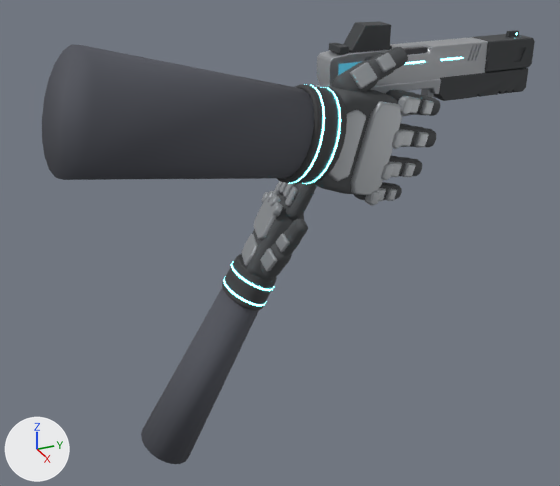
What one commit did to the Blender file blender/xm9.blend.
The view is the same before and after, from a camera (50 mm lens) standing at (0.636, -0.362, 0.201) and looking at (-0.022, -0.066, -0.128). Arrows for +X, +Y and +Z are at lower left; the lights stay in place. The first picture is the older version.

In view in the first picture: 'Compensator', 'DustCover', 'Frame', 'GloveMesh.L', 'GloveMesh.R', 'RedDot', 'Slide' and 7 more.
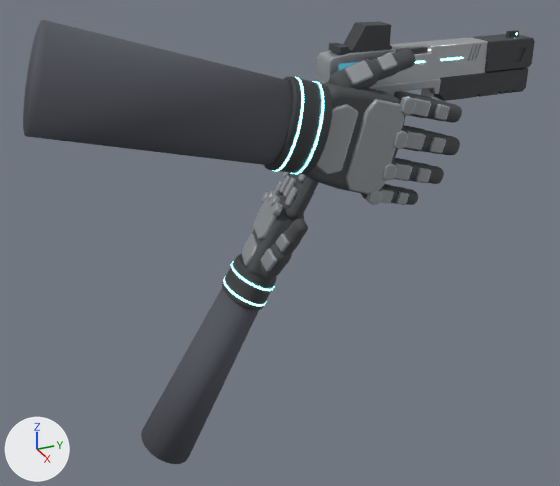
What differs and where, as boxes [x1, y1, x2, y2] in the pictures (560 x 486 px):
'GloveMesh.R', moved, turned: before [42, 45, 440, 205]; after [23, 20, 462, 205]

The change, as a list of edits to the scene's bpy script:
```text
Change ob_glovemesh_r:
    ob_glovemesh_r.location: (0.0615, -0.0658, 0.0067) -> (0.0345, -0.0612, 0.0053)
    ob_glovemesh_r.rotation_euler: (1.257, 1.85, 1.571) -> (-1.571, 1.291, -1.571)  # degrees (72, 106, 90) -> degrees (-90, 74, -90)
```
